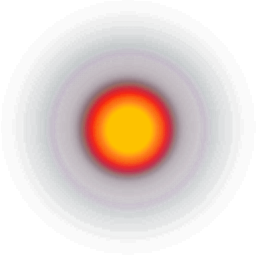
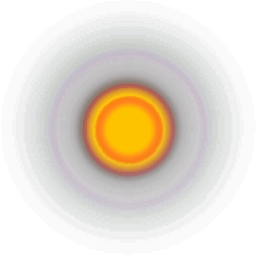
Before/after of a 256 × 256 layered artwork. What changed in the layer stack:
painted on "orange emitter" over box(38, 37, 218, 218)
